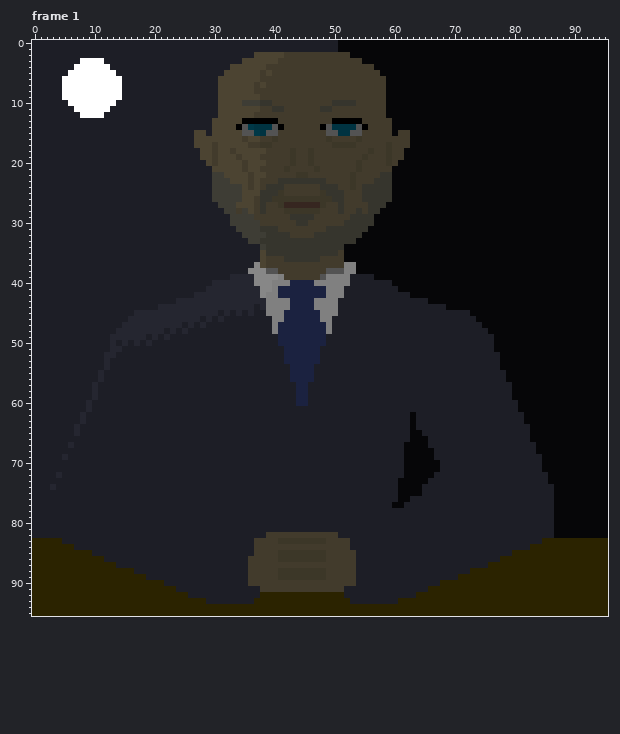
Two versions of one pixel-art file, assets/art/spokesman.aseprite. The picture above was drawn from the file before the commit.
96x96 pixels, 2 frames. Colours within 5 levels of each other are drawn and written as one. Shown: frame 1. The commit also changed other frames, which this record leaves out.
After the commit:
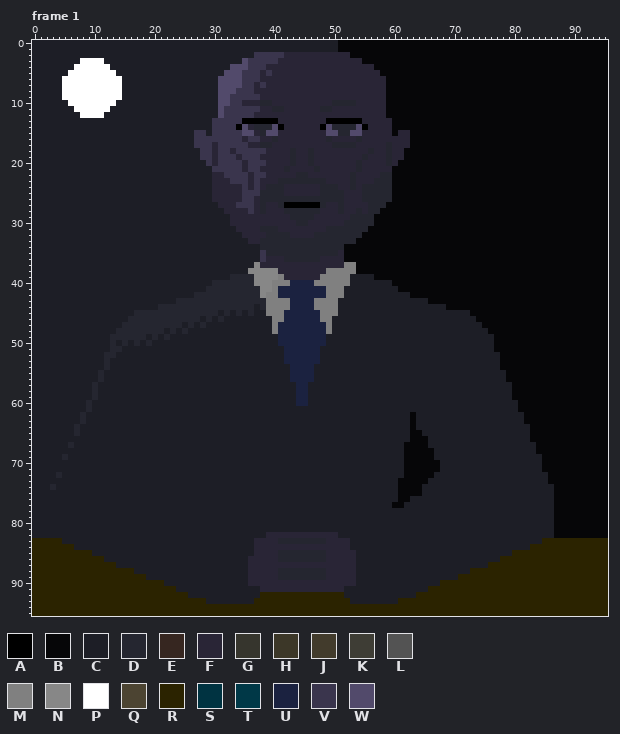
Palette (. is transparent): A #000000  B #060608  C #1d1e26  D #252630  E #362620  F #292536  G #36352d  H #3c3728  J #423b2c  K #3e3d35  L #535353  M #808080  N #878787  P #ffffff  Q #4c4432  R #2b2300  S #003341  T #003847  U #1b2240  V #3a354d  W #524a6b
Commit: First attempt at stylized spokesman
The edit:
Changed rows in their new state; - is an unchanged pixel.
Frame 1, layers "head", "body":
first column x 27:
 2 ----------VVVVVFFFFFFFFFFF----------
 3 --------WVVVVVFFFFFFFFFFFFFF--------
 4 ------WWWVVVFFFFFFFFFFFFFFFFFF------
 5 -----WWWVVVFVFFFFFFFFFFFFFFFFFF-----
 6 ----WWWWVVVFFFFFFFFFFFFFFFFFFFFF----
 7 ----WWWWVVFVFFFFFFFFFFFFFFFFFFFF----
 8 ----WWWVVVFFFFFFFFFFFFFFFFFFFFFF----
 9 ----WWVVVVVFFFFFFFFFFFFFFFFFFFFF----
10 ----WWVVFFFDDFFFFFFFFFFDDDDFFFFF----
11 ----WVVVVVVFFDDFFFFFFDDFFFFFFFFF----
12 ----WVVVVVFFFFFFFFFFFFFFFFFFFFFF----
13 ---VVVVV------FFFFFFFFA-----FFFFF---
14 ---VVVV-WFDDDW-FFFFFF-WDDDDW-FFFF---
15 VV-VVVVVWWFDWWFFFFFFFFWWDDWWFFFFF-FF
16 VVVVVVVVFVVFFDFFFFFFFFDFFFFDFFFFFFFF
17 VVVFVVVVVFFDDFFFFFFFFFFDDDDFFFFFDFFF
18 -VVFVVFVVVVVFFFFDFFDFFFFFFFFFDFFDFF-
19 -VVFVVVFVVVFFFFFDFFDFFFFFFFFDFFFDFF-
20 --VFVVVVFVVVFFFFDFFDFFFFFFFDFFFFDF--
21 ---VVVVVFVVFFFFDFFFFDFFFFFFDFFFFF---
22 ---FFVVVVFVVFFFFFDDFFFFFFFDFFFFDD---
23 ---FFFVVVFVFFFDDDDDDDDFFFFDFFFDDD---
24 ---FFFFFVFVFDDDFFFFFFDDDFFDFDDDDD---
25 ---FFFFFVVVDDDDFFFFFFDDDDFFFDDDDD---
26 ---FFFFFVVFDDDDDDDDDDDDDDFFFDDDDD---
27 ----FFFVVVFDFFDAAAAAADFFDFFFFDDD----
28 -----FFFFVFDFFFDDDDDDFFFDFFDFDD-----
29 ------FFFFFFFFFFDDDDFFFFFFDDDD------
30 ------FFFFFFFFFFFDDFFFFFFDDDDD------
31 -------FFFFDDDFFFFFFFFDDDDDDD-------
32 --------FFFFDDDDFFFFDDDDDDDD--------
33 ---------FFDDDDDDDDDDDDDDDD---------
34 -----------DDDDDDDDDDDDDD-----------
35 -----------VDDDDDDDDDDDDF-----------
36 -----------VFFFDDDDDDFFFF-----------
37 -----------FFFFFFFFFFFFFF-----------
38 ------------NNFFFFFFFFMMM-----------
39 ---------------FFFFFFM--------------
first column x 36:
82 ---FFFFFFFFFFFF---
83 -FFFFDDDDDDDDFFFF-
84 -FFFFFFFFFFFFFFFF-
85 -FFFFDDDDDDDDFFFFF
86 FFFFFDDDDDDDDFFFFF
87 FFFFFFFFFFFFFFFFFF
88 FFFFFDDDDDDDDFFFFF
89 FFFFFDDDDDDDDFFFFF
90 FFFFFFFFFFFFFFFFFF
91 --FFFFFFFFFFFFFF--
Changed places in both pictures, as pixel boxes (x1, y1, x2, y2):
changed: (194, 52, 410, 280)
changed: (248, 532, 356, 592)
